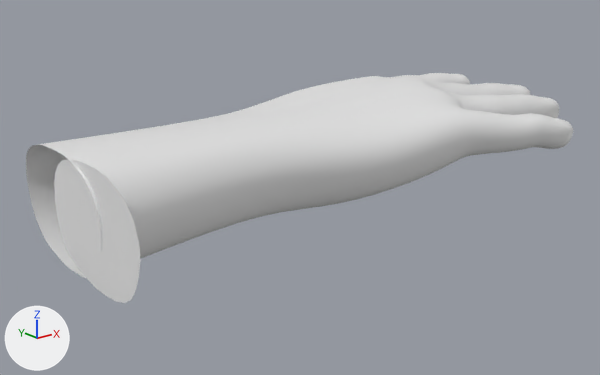
The FBX model Assets/Scenes/MainScene/Player/rightHand.fbx: old version first, new version second.
Both versions are drawn from a 50 mm lens placed at (-0.267, -0.24, 0.085), pointed at (-0.047, 0.036, -0.025). Every picture has the same lights, and +X, +Y and +Z are marked at lower left. The first picture is the older version. Materials are left out; every surface is plain grey. Where no turn or scale is listed for an object, it has been applied to the vertices.
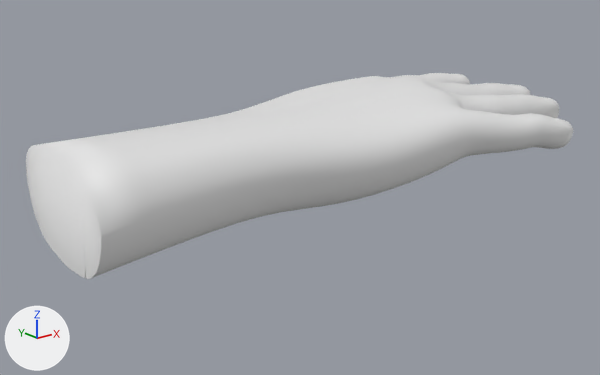
The newer file is also turned or shifted as a whole; pictures and numbers use the older file's frame.

What differs and where, as boxes [x1, y1, x2, y2] in the pictures (600 x 375 px):
'Cube.000', reshaped
    before: [26, 73, 573, 278]
    after: [26, 73, 573, 279]
'Plane', no longer drawn
    before: [54, 160, 141, 303]
part 2 of me_mesh, added
    after: [26, 145, 101, 279]

Patch to the scene script:
```diff
--- a/Assets/Scenes/MainScene/Player/rightHand.fbx.py
+++ b/Assets/Scenes/MainScene/Player/rightHand.fbx.py
@@ me_mesh @@
 # used by ob_cube_000; location = (0.0196, 0.0284, 0.0); rotation_euler = (3.142, 0.0, 0.0), in degrees (180, 0, 0); scale = (-1.0, -1.0, -1.0)
-me_mesh.from_pydata(...)  # 8400 vertices, 8288 faces; spans x -0.074..0.182, y -0.064..0.075, z -0.029..0.019
+me_mesh.from_pydata(...)  # 8444 vertices, 8321 faces; spans x -0.074..0.182, y -0.064..0.075, z -0.029..0.019
+# me_mesh part 2
+# 44 vertices are added at x 0.182, y -0.036..0.024, z -0.029..0.0
+# 33 new faces join them
@@ me_plane @@
 # used by ob_plane; location = (-0.162, 0.0, 0.0)
-me_plane.from_pydata(...)  # 170 vertices, 169 faces; spans x -0.0014..0.0003, y -0.0329..0.0274, z -0.0286..0.0132
+me_plane.from_pydata(...)  # 0 vertices, 0 faces; spans empty
+# me_plane part 1: the whole mesh is rebuilt
```
